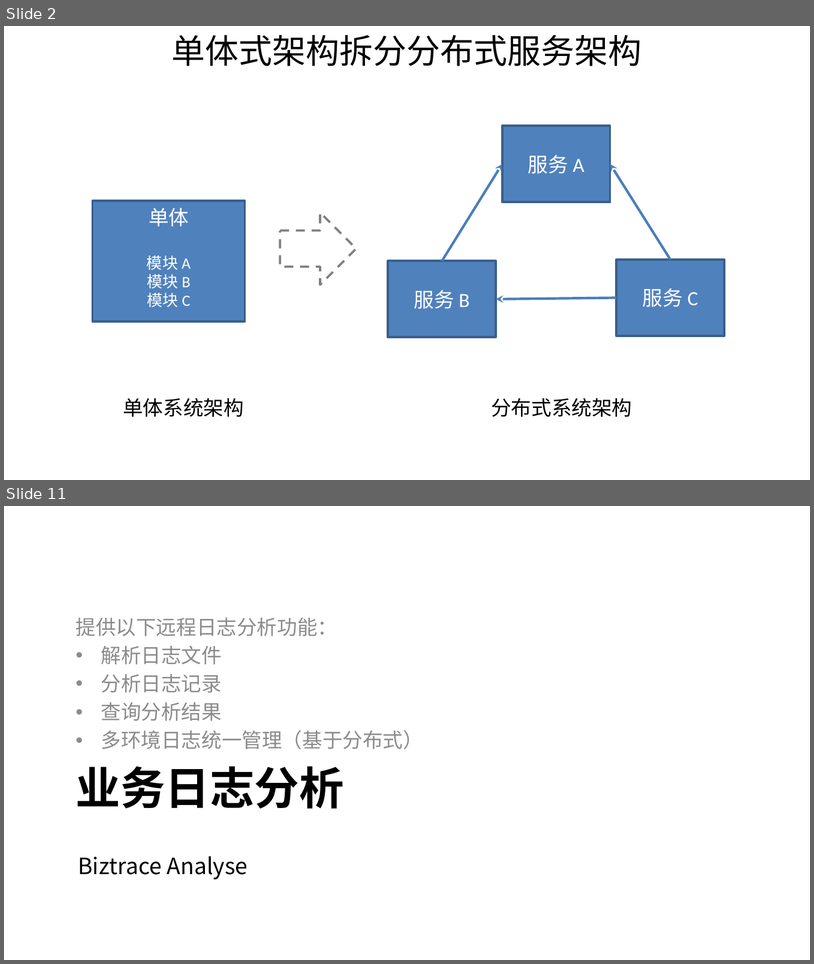
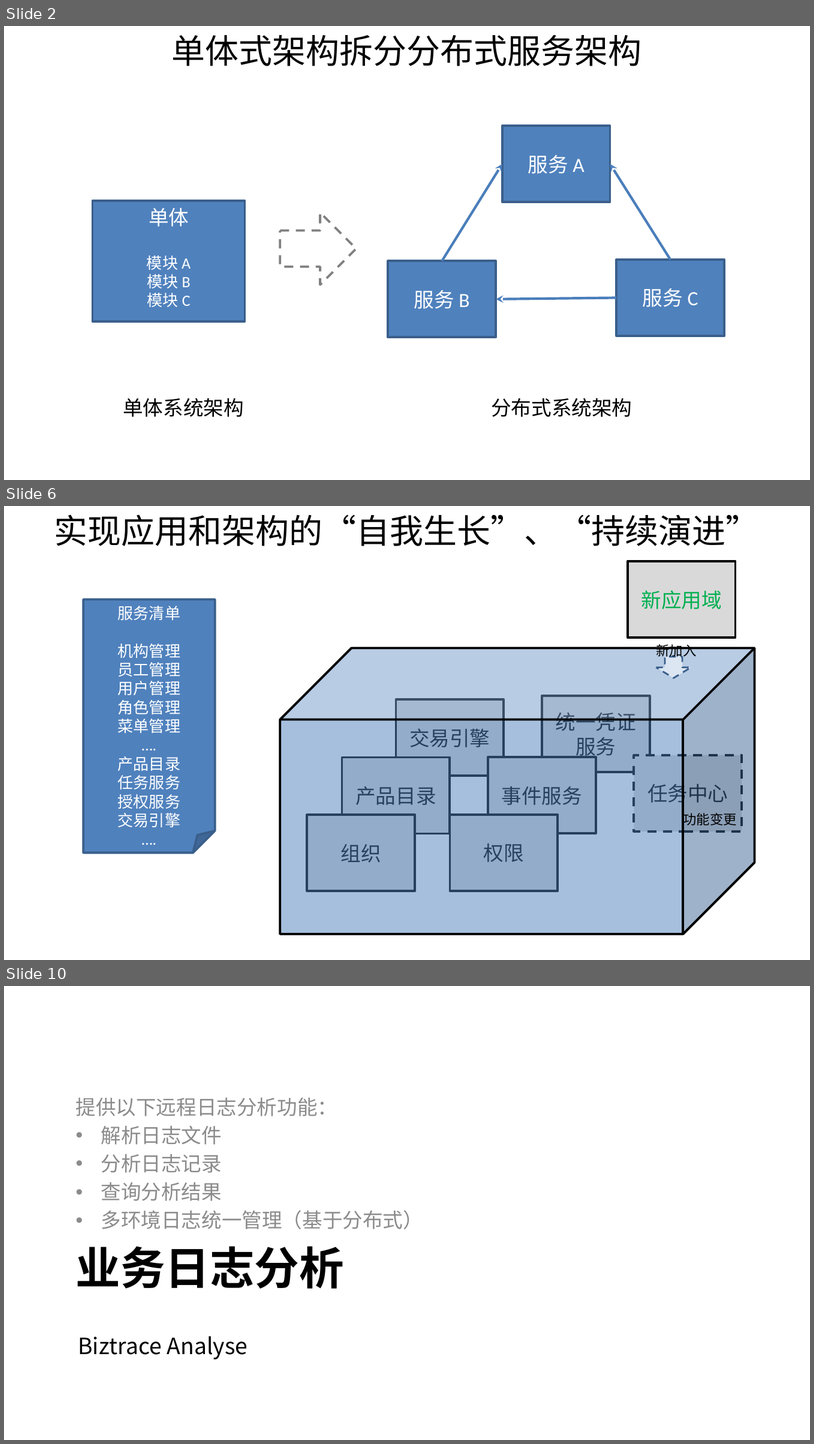
Before and after one commit to shiyunlai/tistools, a slide deck: TIStools.pptx. Shown one above the other, each under a label of ours: slides 2 and 11 before the commit, slides 2, 6 and 10 after it; the slides between them are not shown. The pictures are 814x964 and 814x1444 pixels, drawn with LibreOffice and Linux fonts; fonts in the diff are those of the drawing. Boxes give left, top, right and bottom in pixels: in the first picture for what was removed or moved away, otherwise in the second. Text is boxed around its words. In the diff, an @@ line names an element or a change of style, - is before the commit and + after.

```diff
--- a/TIStools.pptx
+++ b/TIStools.pptx
@@ slide 6 added at (4,506,810,960), background #FFFFFF @@
@@ text added at (54,514,760,546), 30 pt, text #000000 @@
+实现应用和架构的“自我生长”、“持续演进”
@@ rectangle added at (628,562,736,637), fill #D9D9D9, outline #000000 2 pt, 18 pt, text #00B050 @@
+新应用域
@@ folded corner added at (83,600,215,853), fill #4F81BD, outline #3A5F8C 2 pt, 14 pt, text #FFFFFF @@
+服务清单
+机构管理
+员工管理
+用户管理
+角色管理
+菜单管理
+….
+产品目录
+任务服务
+授权服务
+交易引擎
+….
@@ cube added at (281,648,756,933), fill #4F81BD at 50% opacity, outline #000000 2 pt @@
@@ text added at (656,642,696,659), 12 pt, text #000000 @@
+新加入
@@ down arrow added at (656,657,691,678), fill #DCE6F2, outline #3A5F8C 1.5 pt dashed @@
@@ rectangle added at (396,700,504,775), fill #D9D9D9, outline #000000 2 pt, 18 pt, text #000000 @@
+交易引擎
@@ rectangle added at (542,696,650,771), fill #D9D9D9, outline #000000 2 pt, 18 pt, text #000000 @@
+统一凭证服务
@@ rectangle added at (342,757,450,832), fill #D9D9D9, outline #000000 2 pt, 18 pt, text #000000 @@
+产品目录
@@ rectangle added at (488,757,596,832), fill #D9D9D9, outline #000000 2 pt, 18 pt, text #000000 @@
+事件服务
@@ rectangle added at (635,755,743,831), fill #D9D9D9, outline #000000 2 pt dashed, 18 pt, text #000000 @@
+任务中心
@@ text added at (683,810,737,827), 12 pt, text #000000 @@
+功能变更
@@ rectangle added at (307,815,415,891), fill #D9D9D9, outline #000000 2 pt, 18 pt, text #000000 @@
+组织
@@ rectangle added at (450,814,558,890), fill #D9D9D9, outline #000000 2 pt, 18 pt, text #000000 @@
+权限
@@ what was slide 11 is now slide 10 @@
```
Also in this commit, not shown: 9 slides changed, 2 other slides added.
